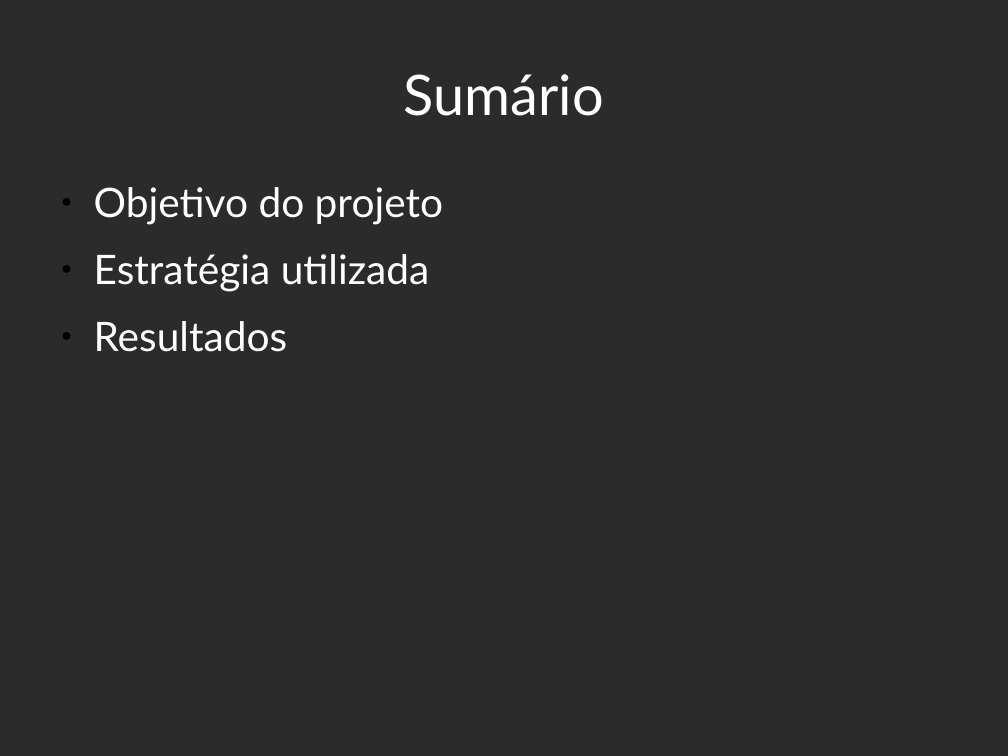
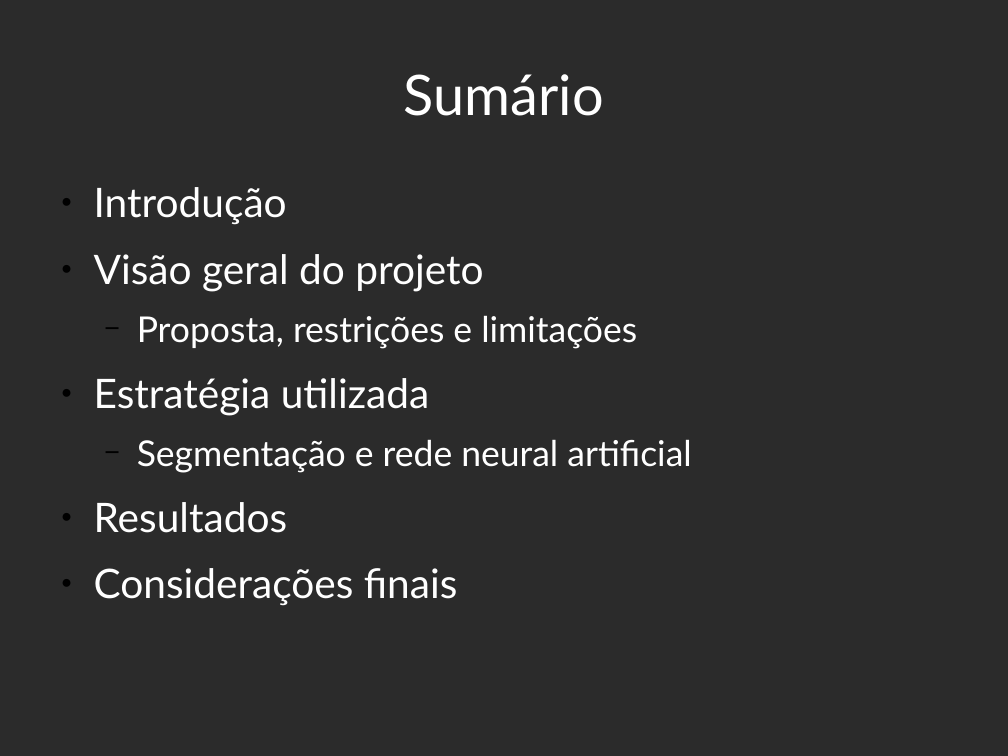
Before and after one commit to PedroHenriqueMedeiros/PedroHenriqueMedeiros.github.io, a slide deck: slide 2 of DCA0445/src/projetofinal/apresentacao.odp. Drawn at 1008x756 pixels with LibreOffice and Linux fonts; fonts in the diff are those of the drawing; background and template pictures are left out; a plain dark background stands for a picture behind light text. Boxes give left, top, right and bottom in pixels: in the first picture for what was removed or moved away, otherwise in the second. Text is boxed around its words. In the diff, an @@ line names an element or a change of style, - is before the commit and + after.

```diff
--- a/DCA0445/src/projetofinal/apresentacao.odp
+++ b/DCA0445/src/projetofinal/apresentacao.odp
@@ text at [94,187,637,349]: text changed; size 32 to 28 pt @@
-● Objetivo do projeto
+● Introdução
+● Visão geral do projeto
+  − Proposta, restrições e limitações
@@ text at [137,439,691,473]: paragraph added @@
+  − Segmentação e rede neural artificial
@@ text at [94,568,457,606]: paragraph added @@
+● Considerações finais
```
Also in this commit, not shown: 1 other slide changed, 23 slides added, 4 other files.
